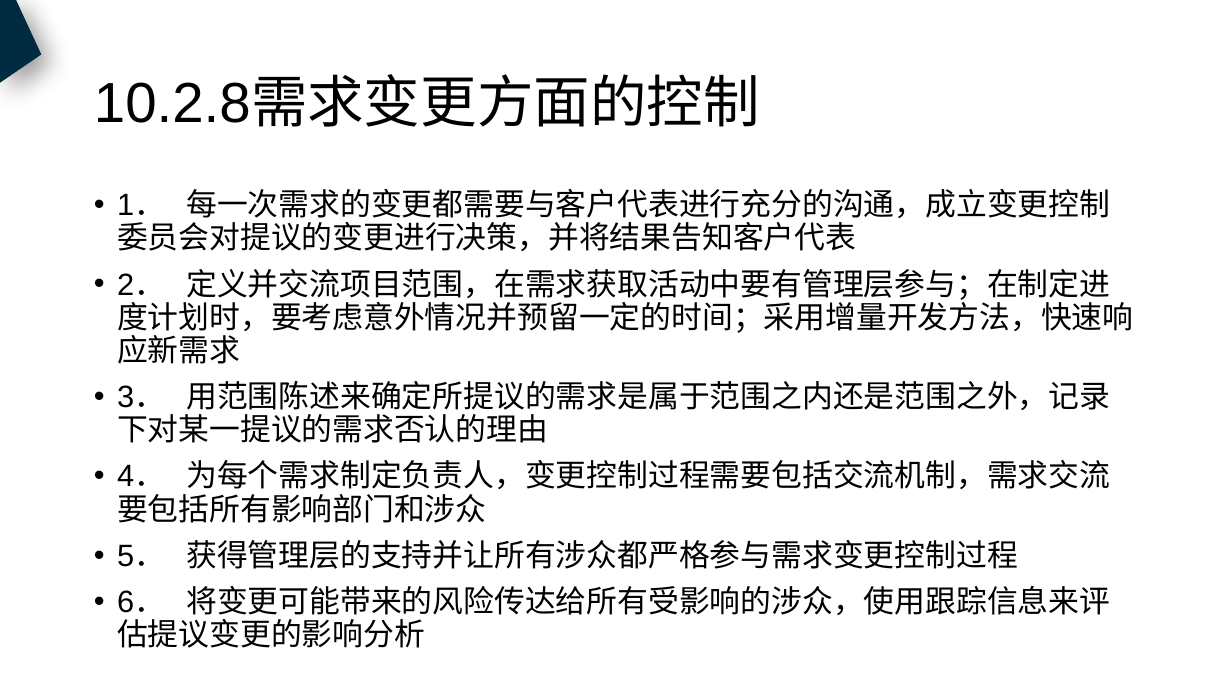
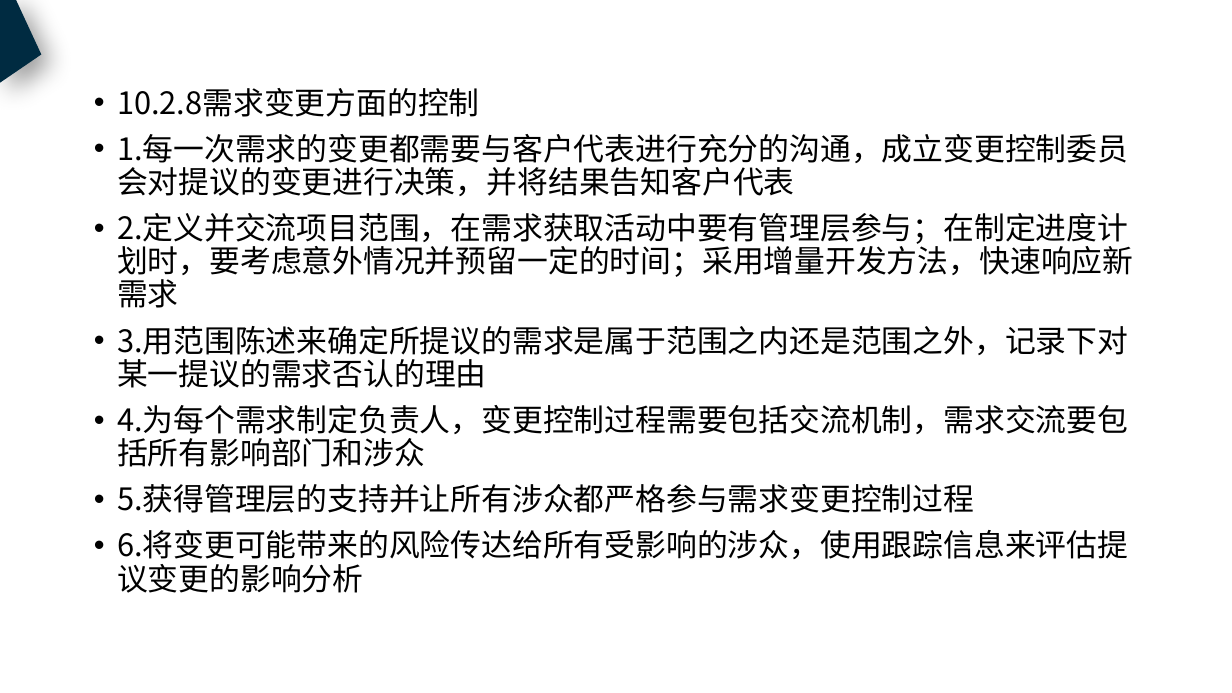
Before and after one commit to PRD2018-G18/PRD2018, a slide deck: slide 48 of 非受控文档/过程文档/需求工程计划/需求工程计划.pptx (slide 39 before the commit). Drawn at 1232x693 pixels with LibreOffice and Linux fonts; fonts in the diff are those of the drawing. Boxes give left, top, right and bottom in pixels: in the first picture for what was removed or moved away, otherwise in the second. Text is boxed around its words. In the diff, an @@ line names an element or a change of style, - is before the commit and + after.

Commit message:
修改项目干系人，工作任务分解

```diff
--- a/非受控文档/过程文档/需求工程计划/需求工程计划.pptx
+++ b/非受控文档/过程文档/需求工程计划/需求工程计划.pptx
@@ title removed at box(94, 77, 760, 127) @@
-10.2.8需求变更方面的控制
@@ text at box(117, 88, 1133, 593): text changed; font Arial to Noto Sans CJK SC @@
-• 1． 每一次需求的变更都需要与客户代表进行充分的沟通，成立变更控制委员会对提议的变更进行决策，并将结果告知客户代表
-• 2． 定义并交流项目范围，在需求获取活动中要有管理层参与；在制定进度计划时，要考虑意外情况并预留一定的时间；采用增量开发方法，快速响应新需求
-• 3． 用范围陈述来确定所提议的需求是属于范围之内还是范围之外，记录下对某一提议的需求否认的理由
-• 4． 为每个需求制定负责人，变更控制过程需要包括交流机制，需求交流要包括所有影响部门和涉众
-• 5． 获得管理层的支持并让所有涉众都严格参与需求变更控制过程
-• 6． 将变更可能带来的风险传达给所有受影响的涉众，使用跟踪信息来评估提议变更的影响分析
+• 10.2.8需求变更方面的控制
+• 1.每一次需求的变更都需要与客户代表进行充分的沟通，成立变更控制委员会对提议的变更进行决策，并将结果告知客户代表
+• 2.定义并交流项目范围，在需求获取活动中要有管理层参与；在制定进度计划时，要考虑意外情况并预留一定的时间；采用增量开发方法，快速响应新需求
+• 3.用范围陈述来确定所提议的需求是属于范围之内还是范围之外，记录下对某一提议的需求否认的理由
+• 4.为每个需求制定负责人，变更控制过程需要包括交流机制，需求交流要包括所有影响部门和涉众
+• 5.获得管理层的支持并让所有涉众都严格参与需求变更控制过程
+• 6.将变更可能带来的风险传达给所有受影响的涉众，使用跟踪信息来评估提议变更的影响分析
```
Also in this commit, not shown: 37 other slides changed, 13 slides added, 3 slides removed, 5 other files.
